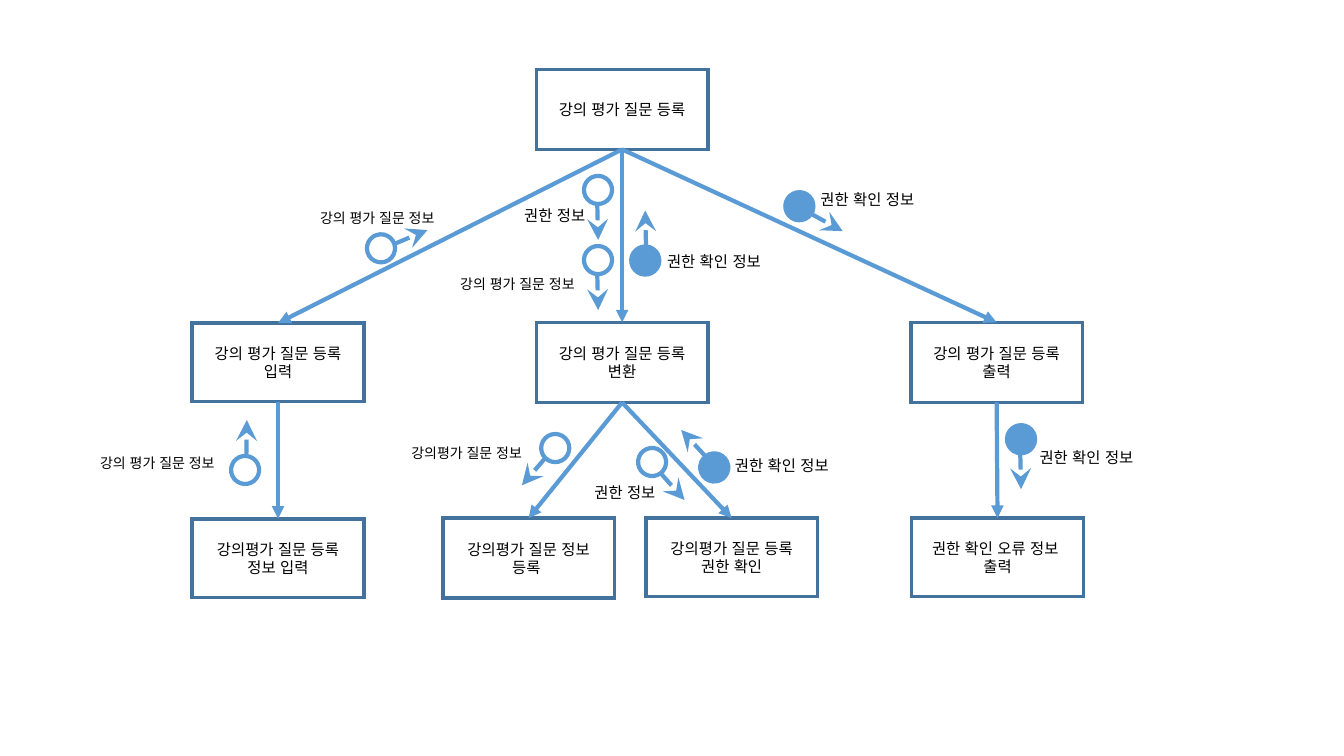
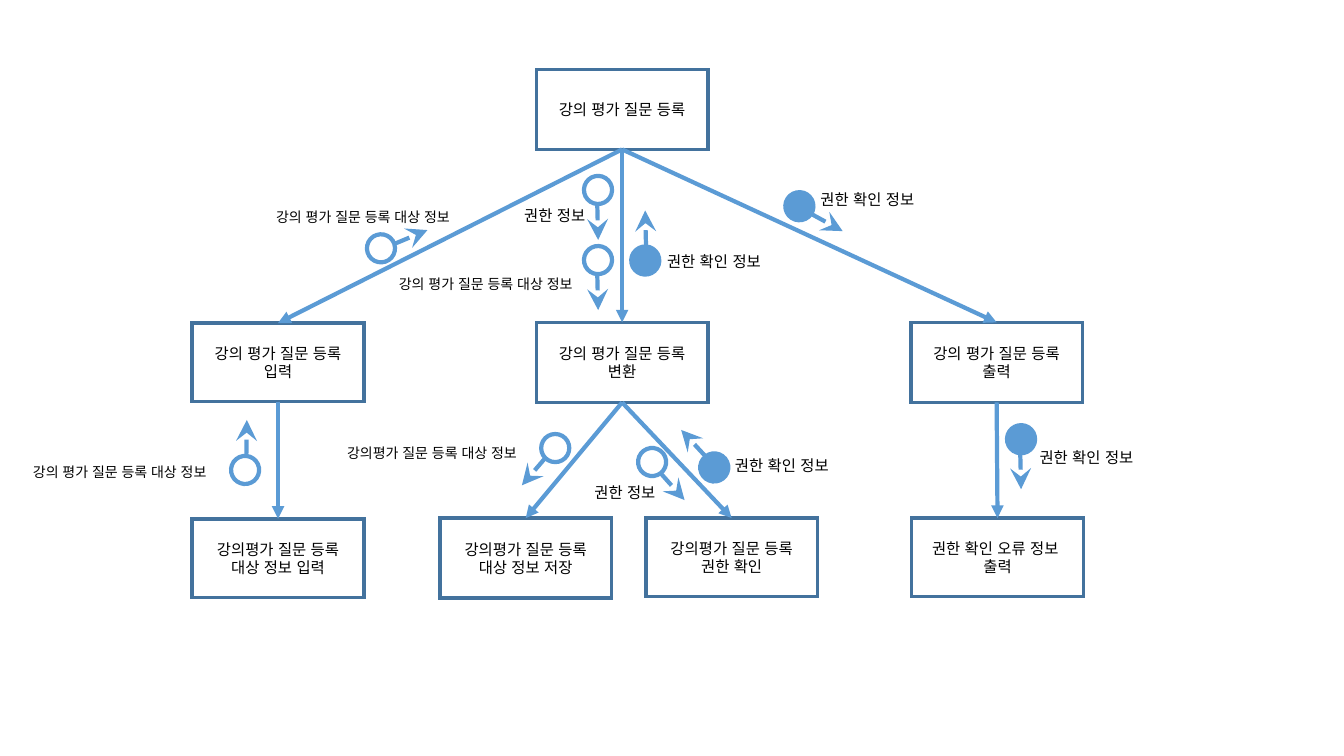
Before and after one commit to se04/se04, a slide deck: slide 1 of SDD 관련 자료/작업 결과물/프로그램 구조도(트랜스폼, 트랜젝션)/강의평가 질문 등록.pptx. Drawn at 1344x756 pixels with LibreOffice and Linux fonts; fonts in the diff are those of the drawing. Boxes give left, top, right and bottom in pixels: in the first picture for what was removed or moved away, otherwise in the second. Text is boxed around its words. In the diff, an @@ line names an element or a change of style, - is before the commit and + after.

Commit message:
enrollment(2)

```diff
--- a/SDD 관련 자료/작업 결과물/프로그램 구조도(트랜스폼, 트랜젝션)/강의평가 질문 등록.pptx
+++ b/SDD 관련 자료/작업 결과물/프로그램 구조도(트랜스폼, 트랜젝션)/강의평가 질문 등록.pptx
@@ text at (276,210,450,223): text changed @@
-강의 평가 질문 정보
+강의 평가 질문 등록 대상 정보
@@ text at (399,277,573,290): text changed @@
-강의 평가 질문 정보
+강의 평가 질문 등록 대상 정보
@@ text at (347,446,517,459): text changed @@
-강의평가 질문 정보
+강의평가 질문 등록 대상 정보
@@ text at (33,465,207,478): text changed @@
-강의 평가 질문 정보
+강의 평가 질문 등록 대상 정보
@@ text in rectangle at (217,542,339,575): text changed @@
-강의평가 질문 등록 정보 입력
+강의평가 질문 등록 대상 정보 입력
@@ text in rectangle at (465,542,586,575): text changed @@
-강의평가 질문 정보 등록
+강의평가 질문 등록 대상 정보 저장
```
